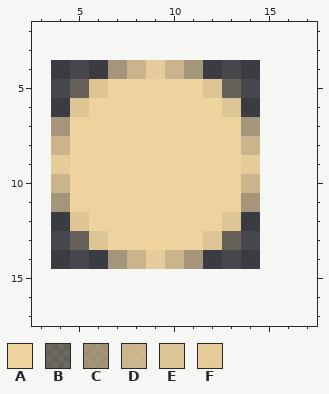
Two states of a pixel-art sprite, public/images/c/dot.gif. That is the earlier state.
The file is 11x11 pixels. Pixels under 10% opacity are left out. Colours within 5 levels of each other are drawn and written as one. Shown: x 3..17, y 2..17. The old version is drawn lined up with the new one, on the new canvas.
Palette (. is transparent): A #efd39e  B #efd39e3c  C #efd39e8e  D #efd39ecb  E #efd39ee6  F #efd39ef2
And afterwards:
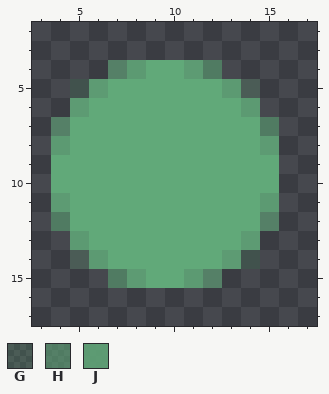
Colours new in this view: G #5faa7833  H #60a97994  J #61a879dd
Changes in this commit:
{"change": "canvas 11x11 -> 20x20, the old top-left corner now at 4,4"}
{"colour":"A","old":"#efd39e","new":"#61a979"}
{"y":4,"x":7,"old":"CDFDC.","new":"HJAAJH"}
{"y":5,"x":5,"old":"BE","new":"GJ"}
{"y":5,"x":12,"old":"EB.","new":"AJG"}
{"y":6,"x":5,"old":"E","new":"J"}
{"y":6,"x":13,"old":"E.","new":"AJ"}
{"y":7,"x":4,"old":"C","new":"H"}
{"y":7,"x":14,"old":"C.","new":"AH"}
{"y":8,"x":4,"old":"D","new":"J"}
{"y":8,"x":14,"old":"D.","new":"AJ"}
{"y":9,"x":4,"old":"F","new":"A"}
{"y":9,"x":14,"old":"F.","new":"AA"}
{"y":10,"x":4,"old":"D","new":"A"}
{"y":10,"x":14,"old":"D.","new":"AA"}
{"y":11,"x":4,"old":"C","new":"J"}
{"y":11,"x":14,"old":"C.","new":"AJ"}
{"y":12,"x":4,"old":".E","new":"HA"}
{"y":12,"x":13,"old":"E..","new":"AAH"}
{"y":13,"x":5,"old":"BE","new":"JA"}
{"y":13,"x":12,"old":"EB.","new":"AAJ"}
{"y":14,"x":5,"old":"..CDFDC...","new":"GJAAAAAAJG"}
{"y":15,"x":7,"old":"......","new":"HJAAJH"}
